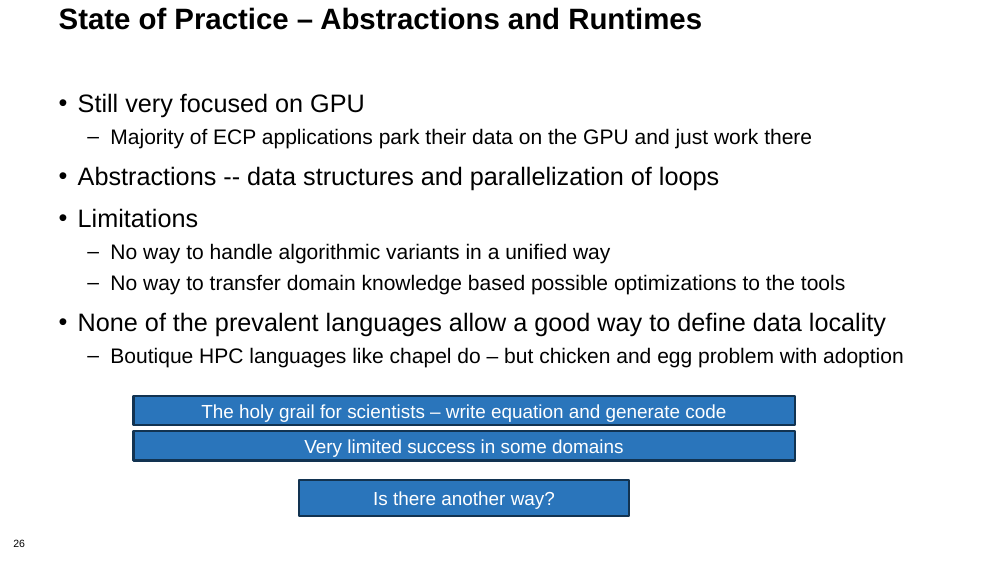
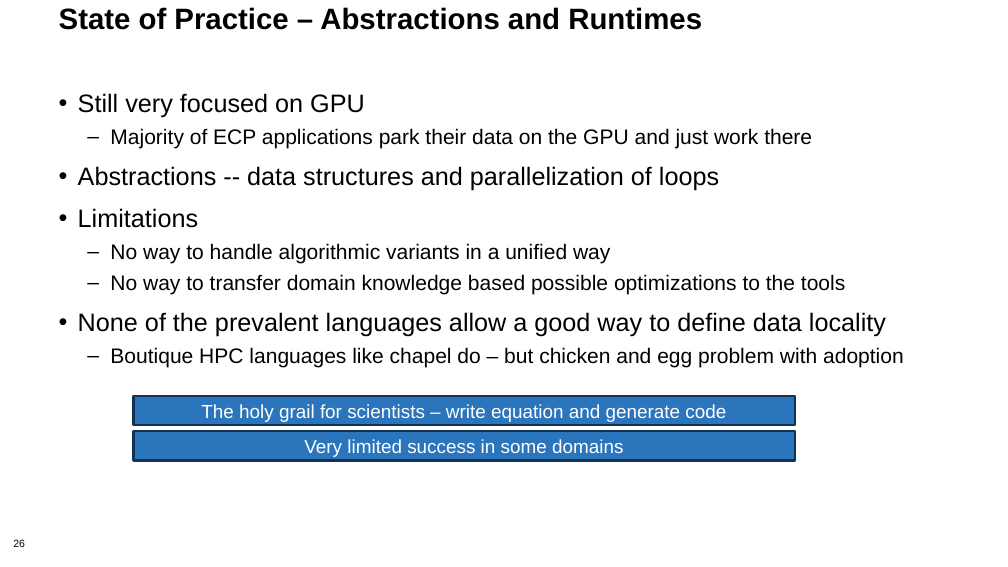
Before and after one commit to bssw-tutorial/presentations, a slide deck: slide 26 of design.pptx. Drawn at 1008x567 pixels with LibreOffice and Linux fonts; fonts in the diff are those of the drawing. Boxes give left, top, right and bottom in pixels: in the first picture for what was removed or moved away, otherwise in the second. Text is boxed around its words. In the diff, an @@ line names an element or a change of style, - is before the commit and + after.

```diff
--- a/design.pptx
+++ b/design.pptx
@@ rectangle removed at [299, 480, 629, 516] @@
-Is there another way?
```
Also in this commit, not shown: 13 other slides changed.
